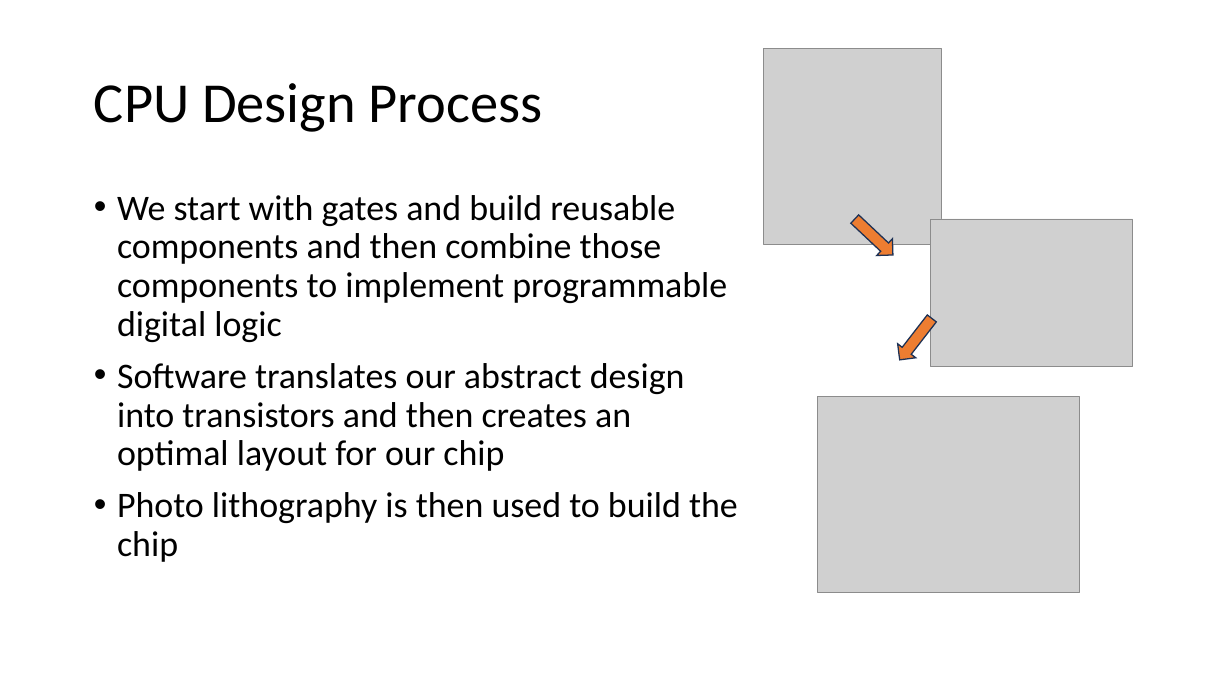
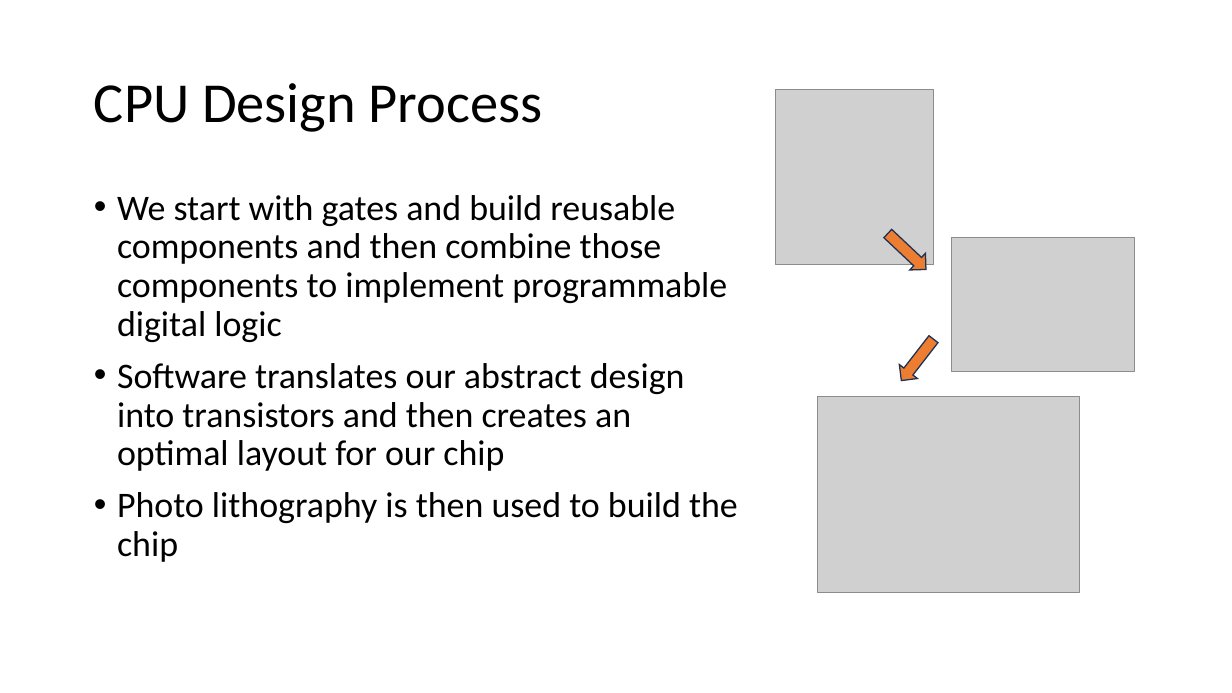
Before and after one commit to csev/ca4e, a slide deck: slide 10 of lectures/04-DigitalLogic.pptx. Drawn at 1232x693 pixels with LibreOffice and Linux fonts; fonts in the diff are those of the drawing; grey boxes stand for pictures. Boxes give left, top, right and bottom in pixels: in the first picture for what was removed or moved away, otherwise in the second. Text is boxed around its words. In the diff, an @@ line names an element or a change of style, - is before the commit and + after.

```diff
--- a/lectures/04-DigitalLogic.pptx
+++ b/lectures/04-DigitalLogic.pptx
@@ picture: place and size @@
-picture at (764, 49, 942, 245)
+picture at (775, 89, 934, 264)
@@ right arrow: place and size @@
-right arrow at (847, 211, 901, 264)
+right arrow at (880, 225, 934, 278)
@@ picture: place and size @@
-picture at (931, 219, 1133, 367)
+picture at (951, 238, 1134, 372)
@@ right arrow: place and size @@
-right arrow at (891, 312, 942, 368)
+right arrow at (893, 332, 943, 388)
```
Also in this commit, not shown: 4 other slides changed, 3 other files.
